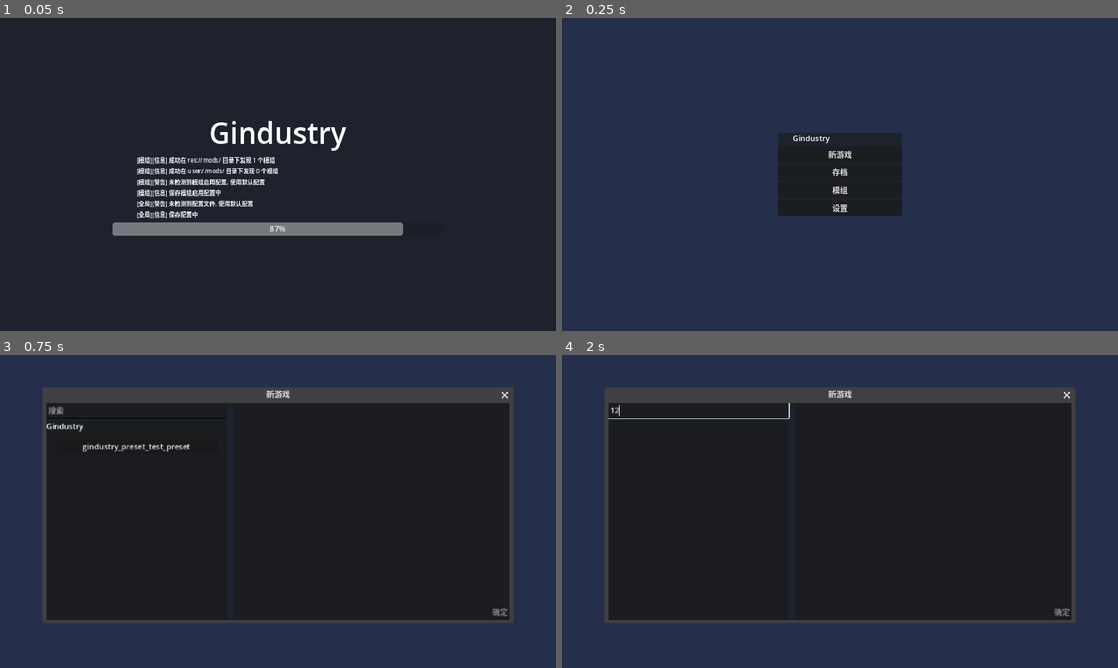
Above: before the commit, frames 1-4 (two rows, left to right).
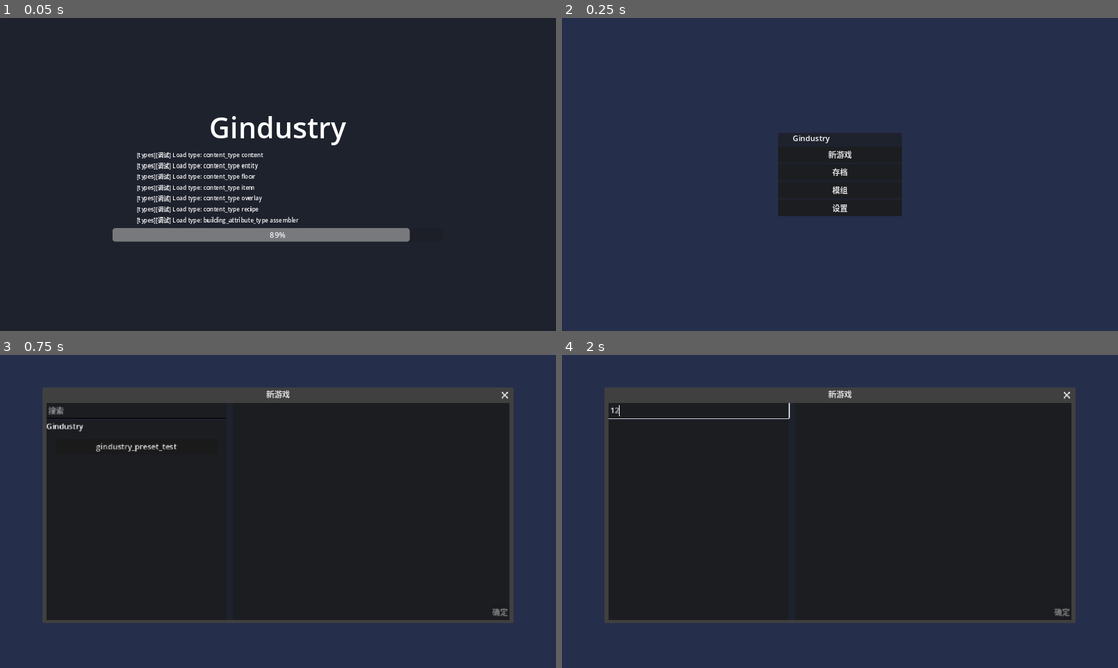
Above: after the commit, the same moments.

Repository: aawwaaa/gindustry
Game: Godot game, scene res://ui/main.tscn
Same seed, same stepped clock (60 frames per second), same inputs: the game is played once before the commit and once after it.
Inputs (mouse positions are in pixels of both pictures, inside the frame that each line leads up to):
- Up to frame 1 (0.05 s): no input
- Up to frame 2 (0.25 s): no input
- Up to frame 3 (0.75 s): click "新游戏" at 0.5 s
- Up to frame 4 (2 s): click (701, 411) at 1.27 s; type "12" at 1.35 s

The runs differ from the first frame. In frame 1, 5.8% of the frame differs, in the area x 20-74%, y 31-72%; in frame 2, nothing differs; in frame 3, 0.3%; in frame 4, nothing differs.

Commit message:
content type

Diff:
--- a/contents/content_list.gd
+++ b/contents/content_list.gd
@@ -16,6 +16,17 @@
         "building_attribute_type.tres",
         "consumer_type.tres",
         "provider_type.tres",
+        "content_type.tres",
+        "preset.tres",
+    ])
+    await load_type("content_types/", [
+        "building.tres",
+        "content.tres",
+        "entity.tres",
+        "floor.tres",
+        "item.tres",
+        "overlay.tres",
+        "recipe.tres",
     ])
     await load_type("building_attributes/", [
         "assembler.tres"
--- /dev/null
+++ b/contents/content_types/building.tres
@@ -0,0 +1,7 @@
+[gd_resource type="Resource" script_class="ContentType" load_steps=2 format=3 uid="uid://b1lw28lcyl83v"]
+
+[ext_resource type="Script" path="res://types/resource_types/content_type.gd" id="1_vlh1p"]
+
+[resource]
+script = ExtResource("1_vlh1p")
+name = "building"
--- /dev/null
+++ b/contents/content_types/content.tres
@@ -0,0 +1,7 @@
+[gd_resource type="Resource" script_class="ContentType" load_steps=2 format=3 uid="uid://bm1qqnho0luuq"]
+
+[ext_resource type="Script" path="res://types/resource_types/content_type.gd" id="1_xgiru"]
+
+[resource]
+script = ExtResource("1_xgiru")
+name = "content"
--- /dev/null
+++ b/contents/content_types/entity.tres
@@ -0,0 +1,7 @@
+[gd_resource type="Resource" script_class="ContentType" load_steps=2 format=3 uid="uid://1duucqa2baal"]
+
+[ext_resource type="Script" path="res://types/resource_types/content_type.gd" id="1_5fol8"]
+
+[resource]
+script = ExtResource("1_5fol8")
+name = "entity"
--- /dev/null
+++ b/contents/content_types/floor.tres
@@ -0,0 +1,7 @@
+[gd_resource type="Resource" script_class="ContentType" load_steps=2 format=3 uid="uid://obh167qdaeoh"]
+
+[ext_resource type="Script" path="res://types/resource_types/content_type.gd" id="1_8a2gu"]
+
+[resource]
+script = ExtResource("1_8a2gu")
+name = "floor"
--- /dev/null
+++ b/contents/content_types/item.tres
@@ -0,0 +1,7 @@
+[gd_resource type="Resource" script_class="ContentType" load_steps=2 format=3 uid="uid://c1rd2dw2hj5i"]
+
+[ext_resource type="Script" path="res://types/resource_types/content_type.gd" id="1_kq2m3"]
+
+[resource]
+script = ExtResource("1_kq2m3")
+name = "item"
--- /dev/null
+++ b/contents/content_types/overlay.tres
@@ -0,0 +1,7 @@
+[gd_resource type="Resource" script_class="ContentType" load_steps=2 format=3 uid="uid://cpigbdgxugggv"]
+
+[ext_resource type="Script" path="res://types/resource_types/content_type.gd" id="1_77tkn"]
+
+[resource]
+script = ExtResource("1_77tkn")
+name = "overlay"
--- /dev/null
+++ b/contents/content_types/recipe.tres
@@ -0,0 +1,7 @@
+[gd_resource type="Resource" script_class="ContentType" load_steps=2 format=3 uid="uid://cct1kjueyv5tp"]
+
+[ext_resource type="Script" path="res://types/resource_types/content_type.gd" id="1_irq8j"]
+
+[resource]
+script = ExtResource("1_irq8j")
+name = "recipe"
--- /dev/null
+++ b/contents/resource_types/content_type.tres
@@ -0,0 +1,7 @@
+[gd_resource type="Resource" script_class="ResourceTypeType" load_steps=2 format=3 uid="uid://dnmss017jxu5i"]
+
+[ext_resource type="Script" path="res://types/resource_types/resource_type_type.gd" id="1_3kdvw"]
+
+[resource]
+script = ExtResource("1_3kdvw")
+name = "content_type"
--- /dev/null
+++ b/contents/resource_types/preset.tres
@@ -0,0 +1,7 @@
+[gd_resource type="Resource" script_class="ResourceTypeType" load_steps=2 format=3 uid="uid://dg610sx2x3aqs"]
+
+[ext_resource type="Script" path="res://types/resource_types/resource_type_type.gd" id="1_3u1wf"]
+
+[resource]
+script = ExtResource("1_3u1wf")
+name = "preset"
--- a/mods/gindustry/contents/presets/test/preset.tres
+++ b/mods/gindustry/contents/presets/test/preset.tres
@@ -4,4 +4,4 @@
 
 [resource]
 script = ExtResource("1_d1soe")
-id = "test_preset"
+name = "test"
--- a/scripts/game/contents.gd
+++ b/scripts/game/contents.gd
@@ -1,6 +1,8 @@
 extends Node
 
 signal content_registed(content: Content)
+
+@onready var log_source = Log.register_log_source("contents")
 
 var contents: Array[Content] = []
 var contents_indexed = {}
@@ -15,12 +17,14 @@
 
 func register_content(content: Content) -> void:
     content.apply_mod(current_loading_mod);
+    log_source.debug("Load content: " + content.full_id + " " + content.get_content_type().name)
     contents.append(content);
     contents_indexed[content.full_id] = content;
-    var type = content._get_content_type();
+    var type = content.get_content_type();
     if not contents_type_indexed.has(type):
         contents_type_indexed[type] = []
     contents_type_indexed[type].append(content)
+    type.register_content(content)
     content._content_registed();
     if contents_wait.has(content.full_id):
         for callback in contents_wait[content.full_id]:
--- a/scripts/game/game.gd
+++ b/scripts/game/game.gd
@@ -137,7 +137,7 @@
     save_configs = ConfigsGroup.load_from(stream);
     Contents.load_contents_mapping(stream);
 
-    save_preset = Contents.get_content_by_index(stream.get_64()) as Preset
+    save_preset = Types.get_type(Preset.TYPE, stream.get_string()) as Preset
     save_preset._load_preset_data(stream)
     save_preset._enable_preset()
     save_preset._load_preset()
@@ -163,7 +163,7 @@
     save_configs.save_configs(stream);
     Contents.save_contents_mapping(stream);
 
-    stream.store_64(save_preset.index)
+    stream.store_string(save_preset.name)
     save_preset._save_preset_data(stream)
 
     stream.store_32(world_inc_id)
--- a/scripts/game/presets.gd
+++ b/scripts/game/presets.gd
@@ -11,7 +11,7 @@
 
     func add(preset: Preset) -> void:
         presets.append(preset)
-        Contents.register_content(preset)
+        Types.register_type(preset)
 
 var preset_groups: Array[PresetGroup] = []
 
--- a/scripts/game/types.gd
+++ b/scripts/game/types.gd
@@ -1,9 +1,13 @@
 extends Node
+
+@onready var log_source = Log.register_log_source("types")
 
 var resource_type_types: Dictionary = {}
 var types: Dictionary = {}
 
 func register_type(type: ResourceType) -> void:
+    log_source.debug("Load type: " + str(type.get_type().name, " ", type.name))
+    type.mod = Contents.current_loading_mod
     if type is ResourceTypeType:
         resource_type_types[type.name] = type
         if not types.has(type):
--- a/scripts/log.gd
+++ b/scripts/log.gd
@@ -10,7 +10,7 @@
     "debug" = "LogLevel_Debug"
 }
 
-var enable_debug_log = false;
+var enable_debug_log = true;
 var log_access: FileAccess;
 
 class Logger extends RefCounted:
--- a/types/contents/building_type.gd
+++ b/types/contents/building_type.gd
@@ -1,5 +1,7 @@
 class_name BuildingType
 extends EntityType
+
+const BUILDING_TYPE = preload("res://contents/content_types/building.tres")
 
 @export var icon: Texture2D = load("res://assets/asset-not-found.png")
 @export var shadow: PackedScene:
@@ -27,8 +29,8 @@
 func get_tr_name() -> String:
     return Content.to_full_id(mod.mod_info.id, id, "Building")
 
-func _get_content_type() -> String:
-    return "building"
+func _get_content_type() -> ContentType:
+    return BUILDING_TYPE
 
 func create_shadow() -> BuildingShadow:
     var inst: BuildingShadow = shadow.instantiate()
--- a/types/contents/content.gd
+++ b/types/contents/content.gd
@@ -17,13 +17,16 @@
 
 func apply_mod(mod_inst: Mod) -> void:
     mod = mod_inst;
-    full_id = Content.to_full_id(mod.mod_info.id, id, _get_content_type())
+    full_id = Content.to_full_id(mod.mod_info.id, id, get_content_type().name)
 
 func get_tr_name() -> String:
     return Content.to_full_id(mod.mod_info.id, id)
 
-func _get_content_type() -> String:
-    return "content"
+func _get_content_type() -> ContentType:
+    return Types.get_type(ContentType.TYPE, "content")
+
+func get_content_type() -> ContentType:
+    return _get_content_type()
 
 func _get_default_option(name: StringName) -> Variant:
     return null
--- a/types/contents/entity_type.gd
+++ b/types/contents/entity_type.gd
@@ -1,5 +1,7 @@
 class_name EntityType
 extends Content
+
+const ENTITY_TYPE = preload("res://contents/content_types/entity.tres")
 
 @export var entity_scene: PackedScene:
     get: return entity_scene if entity_scene else _get_default_entity_scene()
@@ -20,5 +22,5 @@
 func get_tr_name() -> String:
     return Content.to_full_id(mod.mod_info.id, id, "Entity")
 
-func _get_content_type() -> String:
-    return "entity"
+func _get_content_type() -> ContentType:
+    return ENTITY_TYPE
--- a/types/contents/floor.gd
+++ b/types/contents/floor.gd
@@ -1,5 +1,7 @@
 class_name Floor
 extends Content
+
+const FLOOR_TYPE = preload("res://contents/content_types/floor.tres")
 
 @warning_ignore("integer_division")
 const WHOLE_TILE_POLYGON_POINTS = [
@@ -52,8 +54,8 @@
 func apply_mod(mod_inst: Mod) -> void:
     super.apply_mod(mod_inst);
 
-func _get_content_type() -> String:
-    return "floor"
+func _get_content_type() -> ContentType:
+    return FLOOR_TYPE
 
 func _content_registed() -> void:
     if not source_id_to_coords_to_content.has(tile_source_id):
--- a/types/contents/item_type.gd
+++ b/types/contents/item_type.gd
@@ -1,6 +1,7 @@
 class_name ItemType
 extends Content
 
+const ITEM_TYPE = preload("res://contents/content_types/item.tres")
 const ITEM_DISPLAY = preload("res://types/item/item_display.tscn")
 
 var max_stack: int:
@@ -19,8 +20,8 @@
 func get_tr_name() -> String:
     return Content.to_full_id(mod.mod_info.id, id, "Item")
 
-func _get_content_type() -> String:
-    return "item"
+func _get_content_type() -> ContentType:
+    return ITEM_TYPE
 
 func _get_item_script() -> GDScript:
     return Item
--- a/types/contents/overlay.gd
+++ b/types/contents/overlay.gd
@@ -1,6 +1,7 @@
 class_name Overlay
 extends Content
 
+const OVERLAY_TYPE = preload("res://contents/content_types/overlay.tres")
 var tile_source_id: int;
 
 @export var tile_coords: Vector2i;
@@ -44,8 +45,8 @@
 func apply_mod(mod_inst: Mod) -> void:
     super.apply_mod(mod_inst);
 
-func _get_content_type() -> String:
-    return "overlay"
+func _get_content_type() -> ContentType:
+    return OVERLAY_TYPE
 
 func _content_registed() -> void:
     if not source_id_to_coords_to_content.has(tile_source_id):
--- a/types/contents/recipe.gd
+++ b/types/contents/recipe.gd
@@ -1,5 +1,7 @@
 class_name Recipe
 extends Content
+
+const RECIPE_TYPE = preload("res://contents/content_types/recipe.tres")
 
 @export var icon: Texture2D
 @export var consumers: Array[Consumer] = []
@@ -8,8 +10,8 @@
 func get_tr_name() -> String:
     return Content.to_full_id(mod.mod_info.id, id, "Recipe")
 
-func _get_content_type() -> String:
-    return "recipe"
+func _get_content_type() -> ContentType:
+    return RECIPE_TYPE
 
 func get_consumers() -> Array[Consumer]:
     return consumers
--- a/types/game/preset.gd
+++ b/types/game/preset.gd
@@ -1,5 +1,10 @@
 class_name Preset
-extends Content
+extends ResourceType
+
+const TYPE = preload("res://contents/resource_types/preset.tres")
+
+func _get_type() -> ResourceType:
+    return TYPE
 
 func _show_description(_node: ScrollContainer) -> void:
     pass
@@ -17,10 +22,7 @@
     pass
 
 func get_tr_name() -> String:
-    return Content.to_full_id(mod.mod_info.id, id, "preset")
-
-func _get_content_type() -> String:
-    return "preset"
+    return Content.to_full_id(mod.mod_info.id, name, "preset")
 
 func _enable_preset() -> void:
     pass
--- /dev/null
+++ b/types/resource_types/content_type.gd
@@ -0,0 +1,14 @@
+class_name ContentType
+extends ResourceType
+
+const TYPE = preload("res://contents/resource_types/content_type.tres")
+
+var contents: Array[Content] = []
+var contents_indexed: Dictionary = {}
+
+func _get_type() -> ResourceType:
+    return TYPE
+
+func register_content(content: Content) -> void:
+    contents.append(content)
+    contents_indexed[content.id] = content
--- a/types/resource_types/resource_type.gd
+++ b/types/resource_types/resource_type.gd
@@ -2,6 +2,7 @@
 extends Resource
 
 @export var name: String
+var mod: Mod
 
 func _get_type() -> ResourceType:
     return null
